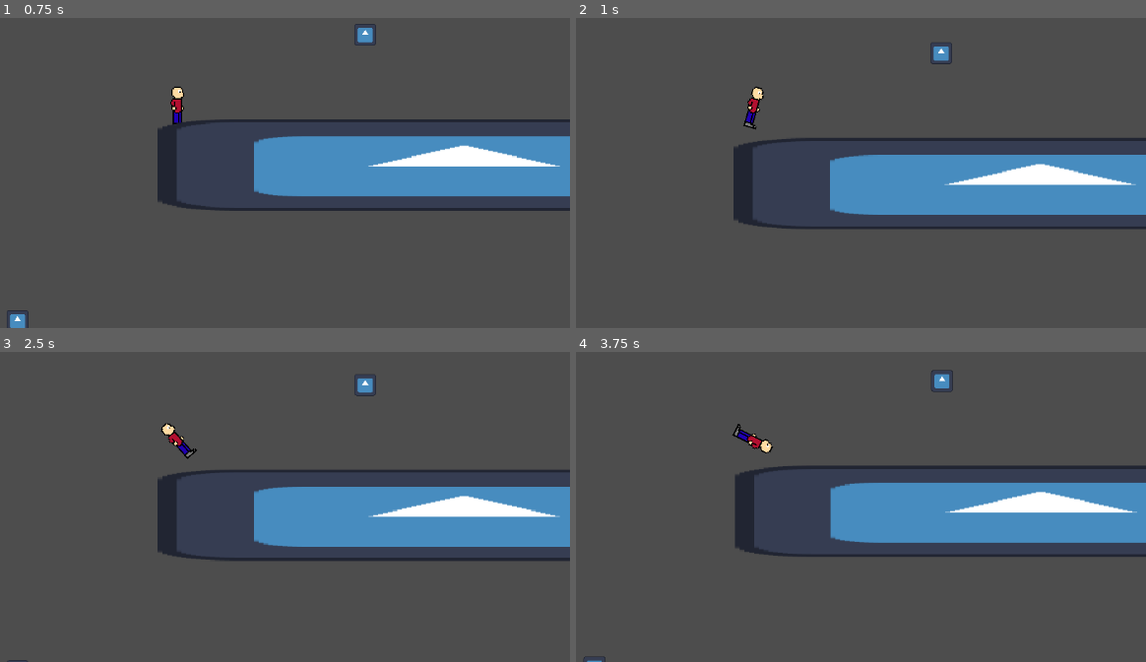
Above: before the commit, frames 1-4 (two rows, left to right).
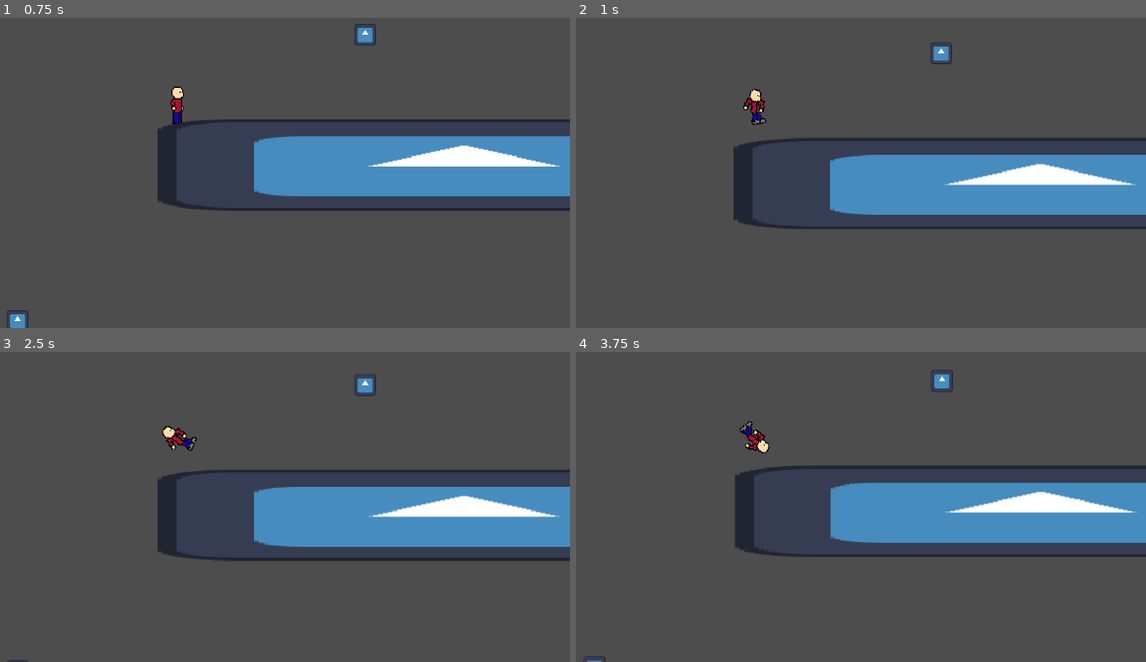
Above: after the commit, the same moments.

Repository: Spunboing/2025GMTK_loop
Game: Godot game, scene res://scenes&scripts/grapple_test.tscn
The game is run twice, just before and just after one commit, with the same random seed, the same clock (stepped at 60 frames per second) and the same inputs. The engine's default icon, where the game draws it, is replaced by a stand-in: a white triangle on a blue panel in a dark square.
Inputs (mouse positions are in pixels of both pictures, inside the frame that each line leads up to):
- Up to frame 1 (0.75 s): move the mouse to (347, 86) at 0.52 s; hold E (flip_right) from 0.53 s (still down); click (347, 86) at 0.6 s
- Up to frame 2 (1 s): keep holding E (flip_right); tap Space (jump) at 0.77, 0.8 s
- Up to frame 3 (2.5 s): tap Space (jump) at 1.07, 1.35, 1.52, 1.82, 2.3 s; move the mouse to (17, 463) at 1.27 s; click (17, 463) at 1.55 s; move the mouse to (outside the picture) at 2.02 s; release E (flip_right) at 2.03 s; hold Q (flip_left) from 2.03 s (still down); click (outside the picture) at 2.1 s
- Up to frame 4 (3.75 s): move the mouse to (712, 528) at 2.77 s; release Q (flip_left) at 2.78 s; hold E (flip_right) from 2.78 s (still down); click (712, 528) at 2.85 s; tap Space (jump) at 3.02, 3.32, 3.6 s; move the mouse to (986, 507) at 3.52 s

Frame 1 is identical in both runs. In frame 2, 0.3% of the frame differs, in the area x 29-34%, y 22-36%; in frame 3, 0.3%, in the area x 28-35%, y 22-35%; in frame 4, 0.3%.

Commit message:
started work on basic obstacle (fireball) and made a few other changes here and there

Diff:
--- /dev/null
+++ b/scenes&scripts/fireball.gd
@@ -0,0 +1,9 @@
+extends Node2D
+
+@export var speed : int = 50
+
+func _ready() -> void:
+	pass
+
+func _process(delta: float) -> void:
+	position.x -= speed
--- /dev/null
+++ b/scenes&scripts/fireball.tscn
@@ -0,0 +1,19 @@
+[gd_scene load_steps=4 format=3 uid="uid://xvp7ettpm0to"]
+
+[ext_resource type="Script" uid="uid://drsugdv4w03nf" path="res://scenes&scripts/fireball.gd" id="1_jah63"]
+[ext_resource type="Texture2D" uid="uid://c2duf34wchcnf" path="res://icon.svg" id="1_pifbv"]
+
+[sub_resource type="CircleShape2D" id="CircleShape2D_qf7ev"]
+radius = 63.0
+
+[node name="Fireball" type="Node2D"]
+script = ExtResource("1_jah63")
+speed = 25
+
+[node name="Sprite2D" type="Sprite2D" parent="."]
+texture = ExtResource("1_pifbv")
+
+[node name="StaticBody2D" type="StaticBody2D" parent="."]
+
+[node name="CollisionShape2D" type="CollisionShape2D" parent="StaticBody2D"]
+shape = SubResource("CircleShape2D_qf7ev")
--- /dev/null
+++ b/scenes&scripts/obstcaesl.tscn
@@ -0,0 +1,108 @@
+[gd_scene load_steps=6 format=3 uid="uid://de8bs37yxubj0"]
+
+[ext_resource type="PackedScene" uid="uid://dtpghtphnrtur" path="res://scenes&scripts/player.tscn" id="1_5bav4"]
+[ext_resource type="Texture2D" uid="uid://c2duf34wchcnf" path="res://icon.svg" id="2_o06op"]
+[ext_resource type="PackedScene" uid="uid://xvp7ettpm0to" path="res://scenes&scripts/fireball.tscn" id="3_o06op"]
+
+[sub_resource type="RectangleShape2D" id="RectangleShape2D_ppurd"]
+size = Vector2(3527, 556)
+
+[sub_resource type="RectangleShape2D" id="RectangleShape2D_pbtko"]
+size = Vector2(50.8064, 52.4194)
+
+[node name="grapple_test" type="Node2D"]
+
+[node name="CharacterBody2D" parent="." instance=ExtResource("1_5bav4")]
+position = Vector2(-1317, -39)
+GRAPPLE_ACCEL_MULT = 0.3
+ROPE_STIFFNESS = 1.3
+ROPE_DAMPING = 0.8
+FORCE_MULT = 10.0
+ROPE_PULL_IN_SPEED = 500.0
+ACCEL = 6000.0
+ACCEL_AIR = 600.0
+SLOWDOWN_ACCEL_GROUND = 7000.0
+
+[node name="world" type="StaticBody2D" parent="."]
+position = Vector2(0, -193)
+
+[node name="Icon" type="Sprite2D" parent="world"]
+position = Vector2(367.5, 537)
+scale = Vector2(28.0547, 4.17188)
+texture = ExtResource("2_o06op")
+
+[node name="CollisionShape2D" type="CollisionShape2D" parent="world"]
+position = Vector2(329.5, 539)
+shape = SubResource("RectangleShape2D_ppurd")
+
+[node name="CollisionShape2D2" type="CollisionShape2D" parent="world"]
+position = Vector2(-211, -228)
+scale = Vector2(2.48, 2.48)
+shape = SubResource("RectangleShape2D_pbtko")
+
+[node name="Icon2" type="Sprite2D" parent="world/CollisionShape2D2"]
+scale = Vector2(0.403226, 0.403226)
+texture = ExtResource("2_o06op")
+
+[node name="CollisionShape2D3" type="CollisionShape2D" parent="world"]
+position = Vector2(-2247, 1451)
+scale = Vector2(2.48, 2.48)
+shape = SubResource("RectangleShape2D_pbtko")
+
+[node name="Icon2" type="Sprite2D" parent="world/CollisionShape2D3"]
+position = Vector2(-0.80645, 0)
+scale = Vector2(0.403226, 0.403226)
+texture = ExtResource("2_o06op")
+
+[node name="CollisionShape2D4" type="CollisionShape2D" parent="world"]
+position = Vector2(-342, 1618)
+scale = Vector2(2.48, 2.48)
+shape = SubResource("RectangleShape2D_pbtko")
+
+[node name="Icon2" type="Sprite2D" parent="world/CollisionShape2D4"]
+position = Vector2(-0.80645, 0)
+scale = Vector2(0.403226, 0.403226)
+texture = ExtResource("2_o06op")
+
+[node name="CollisionShape2D6" type="CollisionShape2D" parent="world"]
+position = Vector2(-1419, 2469)
+scale = Vector2(2.48, 2.48)
+shape = SubResource("RectangleShape2D_pbtko")
+
+[node name="Icon2" type="Sprite2D" parent="world/CollisionShape2D6"]
+position = Vector2(-0.80645, 0)
+scale = Vector2(0.403226, 0.403226)
+texture = ExtResource("2_o06op")
+
+[node name="CollisionShape2D7" type="CollisionShape2D" parent="world"]
+position = Vector2(1147, 2250)
+scale = Vector2(2.48, 2.48)
+shape = SubResource("RectangleShape2D_pbtko")
+
+[node name="Icon2" type="Sprite2D" parent="world/CollisionShape2D7"]
+position = Vector2(-0.80645, 0)
+scale = Vector2(0.403226, 0.403226)
+texture = ExtResource("2_o06op")
+
+[node name="CollisionShape2D8" type="CollisionShape2D" parent="world"]
+position = Vector2(-281, 2833)
+scale = Vector2(2.48, 2.48)
+shape = SubResource("RectangleShape2D_pbtko")
+
+[node name="Icon2" type="Sprite2D" parent="world/CollisionShape2D8"]
+position = Vector2(-0.80645, 0)
+scale = Vector2(0.403226, 0.403226)
+texture = ExtResource("2_o06op")
+
+[node name="CollisionShape2D9" type="CollisionShape2D" parent="world"]
+position = Vector2(-2458, 2727)
+scale = Vector2(2.48, 2.48)
+shape = SubResource("RectangleShape2D_pbtko")
+
+[node name="Icon2" type="Sprite2D" parent="world/CollisionShape2D9"]
+position = Vector2(-0.80645, 0)
+scale = Vector2(0.403226, 0.403226)
+texture = ExtResource("2_o06op")
+
+[node name="Fireball" parent="." instance=ExtResource("3_o06op")]
+position = Vector2(1249, -64)
--- a/scenes&scripts/player.gd
+++ b/scenes&scripts/player.gd
@@ -45,10 +45,9 @@
 	if Input.is_action_just_pressed("jump") and is_on_floor():
 		velocity.y = JUMP_VELOCITY
 		$JumpAudio.play()
+
+	if not is_on_floor() and not hooked:
 		animated_sprite.play("jump")
-
-	if velocity.y > 0 and not hooked:
-		animated_sprite.play("fall")
 
 
 	# Get the input direction and handle the movement/deceleration.
@@ -143,8 +142,11 @@
 	if Input.is_action_just_released("left_click") and hooked:
 		hooked = false
 		arm.visible = false
+		if velocity.y < 0:
+			$WEeeeeee.play()
 	elif Input.is_action_just_released("left_click"):
 		animated_sprite.play("idle")
+
 
 func get_hook_pos():
 	var state = get_world_2d().direct_space_state
--- a/scenes&scripts/player.tscn
+++ b/scenes&scripts/player.tscn
@@ -1,43 +1,32 @@
-[gd_scene load_steps=21 format=3 uid="uid://dtpghtphnrtur"]
+[gd_scene load_steps=19 format=3 uid="uid://dtpghtphnrtur"]
 
 [ext_resource type="Script" uid="uid://c8qr48rrswm3f" path="res://scenes&scripts/player.gd" id="1_ij6vw"]
 [ext_resource type="AudioStream" uid="uid://c058cbrle7v3i" path="res://sfx/jump.wav" id="3_cs8mv"]
 [ext_resource type="AudioStream" uid="uid://c3oucj15sl1ii" path="res://sfx/blipSelect.wav" id="4_83f1l"]
 [ext_resource type="AudioStream" uid="uid://wen8shu20p8r" path="res://sfx/grab.wav" id="4_mvksm"]
 [ext_resource type="Texture2D" uid="uid://by3htnp5p6607" path="res://sprites/loopguy.png" id="5_mvksm"]
+[ext_resource type="AudioStream" uid="uid://d35ef1fx3xj1q" path="res://sfx/whoosh-jump.wav" id="6_83f1l"]
 
 [sub_resource type="RectangleShape2D" id="RectangleShape2D_ij6vw"]
 size = Vector2(134, 130)
 
+[sub_resource type="AtlasTexture" id="AtlasTexture_83f1l"]
+atlas = ExtResource("5_mvksm")
+region = Rect2(128, 0, 32, 32)
+
+[sub_resource type="AtlasTexture" id="AtlasTexture_mj8n8"]
+atlas = ExtResource("5_mvksm")
+region = Rect2(32, 32, 32, 32)
+
+[sub_resource type="AtlasTexture" id="AtlasTexture_dw6d4"]
+atlas = ExtResource("5_mvksm")
+region = Rect2(0, 0, 32, 32)
+
+[sub_resource type="AtlasTexture" id="AtlasTexture_pajsh"]
+atlas = ExtResource("5_mvksm")
+region = Rect2(32, 0, 32, 32)
+
 [sub_resource type="AtlasTexture" id="AtlasTexture_mvksm"]
-atlas = ExtResource("5_mvksm")
-region = Rect2(96, 32, 32, 32)
-
-[sub_resource type="AtlasTexture" id="AtlasTexture_83f1l"]
-atlas = ExtResource("5_mvksm")
-region = Rect2(128, 0, 32, 32)
-
-[sub_resource type="AtlasTexture" id="AtlasTexture_seiki"]
-atlas = ExtResource("5_mvksm")
-region = Rect2(0, 32, 32, 32)
-
-[sub_resource type="AtlasTexture" id="AtlasTexture_mj8n8"]
-atlas = ExtResource("5_mvksm")
-region = Rect2(32, 32, 32, 32)
-
-[sub_resource type="AtlasTexture" id="AtlasTexture_dw6d4"]
-atlas = ExtResource("5_mvksm")
-region = Rect2(0, 0, 32, 32)
-
-[sub_resource type="AtlasTexture" id="AtlasTexture_pajsh"]
-atlas = ExtResource("5_mvksm")
-region = Rect2(32, 0, 32, 32)
-
-[sub_resource type="AtlasTexture" id="AtlasTexture_rsf1m"]
-atlas = ExtResource("5_mvksm")
-region = Rect2(64, 32, 32, 32)
-
-[sub_resource type="AtlasTexture" id="AtlasTexture_gkbhq"]
 atlas = ExtResource("5_mvksm")
 region = Rect2(96, 32, 32, 32)
 
@@ -57,18 +46,7 @@
 animations = [{
 "frames": [{
 "duration": 1.0,
-"texture": SubResource("AtlasTexture_mvksm")
-}],
-"loop": true,
-"name": &"fall",
-"speed": 5.0
-}, {
-"frames": [{
-"duration": 1.0,
 "texture": SubResource("AtlasTexture_83f1l")
-}, {
-"duration": 1.0,
-"texture": SubResource("AtlasTexture_seiki")
 }, {
 "duration": 1.0,
 "texture": SubResource("AtlasTexture_mj8n8")
@@ -90,12 +68,9 @@
 }, {
 "frames": [{
 "duration": 1.0,
-"texture": SubResource("AtlasTexture_rsf1m")
-}, {
-"duration": 1.0,
-"texture": SubResource("AtlasTexture_gkbhq")
-}],
-"loop": false,
+"texture": SubResource("AtlasTexture_mvksm")
+}],
+"loop": true,
 "name": &"jump",
 "speed": 5.0
 }, {
@@ -337,15 +312,19 @@
 stream = ExtResource("4_mvksm")
 
 [node name="trickComplete" type="AudioStreamPlayer2D" parent="."]
+rotation = 0.00226727
 stream = ExtResource("4_83f1l")
 
 [node name="AnimatedSprite2D" type="AnimatedSprite2D" parent="."]
 scale = Vector2(7.5625, 7.5625)
 sprite_frames = SubResource("SpriteFrames_mr2mj")
-animation = &"fall"
+animation = &"jump"
 
 [node name="Arm" type="AnimatedSprite2D" parent="."]
 position = Vector2(0, -23)
 rotation = 0.00660015
 scale = Vector2(7.562, 7.562)
 sprite_frames = SubResource("SpriteFrames_4j65y")
+
+[node name="WEeeeeee" type="AudioStreamPlayer2D" parent="."]
+stream = ExtResource("6_83f1l")
Not shown, added: scenes&scripts/fireball.gd.uid
Not shown, added: sfx/whoosh-jump.wav.import
Not shown, added: sfx/whoosh-jump.wav
